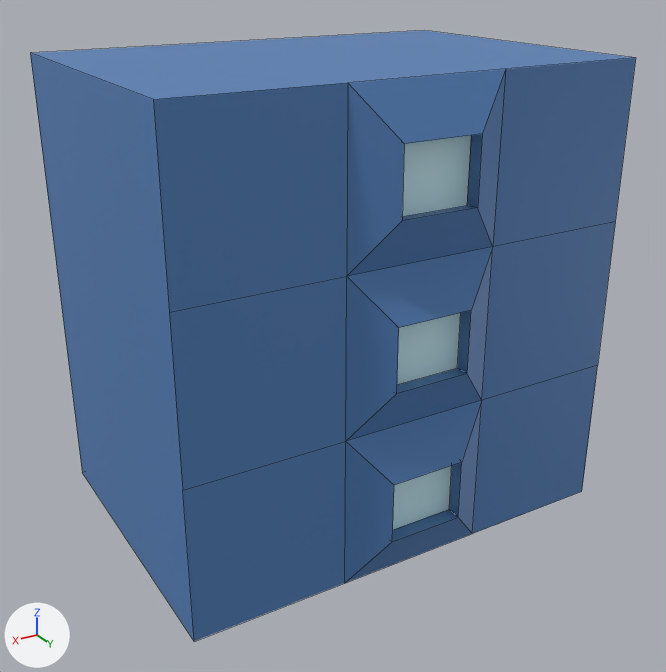
The FBX model Unity/AGA/Assets/Game/CastleGenerator/T1.Omino/FBX/CastleChunks/P1x1.007.fbx: old version first, new version second.
Before and after are seen from a 50 mm lens placed at (1.96, 28.33, 90.43), pointed at (0.04, 25.11, 88.82). The lights are fixed; the arrows at lower left show +X, +Y and +Z. Mesh edges are drawn as thin lines. Where no turn or scale is listed for an object, it has been applied to the vertices.

Before the edit, the objects in view are built like this:
```python
me_cube_087 = bpy.data.meshes.new('Cube.087')
me_cube_087.from_pydata(...)  # 44 vertices, 38 faces; spans x -1.0..1.0, y -0.7..0.79, z -1.0..1.0
me_cube_087.materials.append(mat_castlemat)  # picture img_castledefault_png
ob_p1x1_007 = bpy.data.objects.new('P1x1.007', me_cube_087)
ob_p1x1_007.location = (0.0, 25.0, 88.999)
```
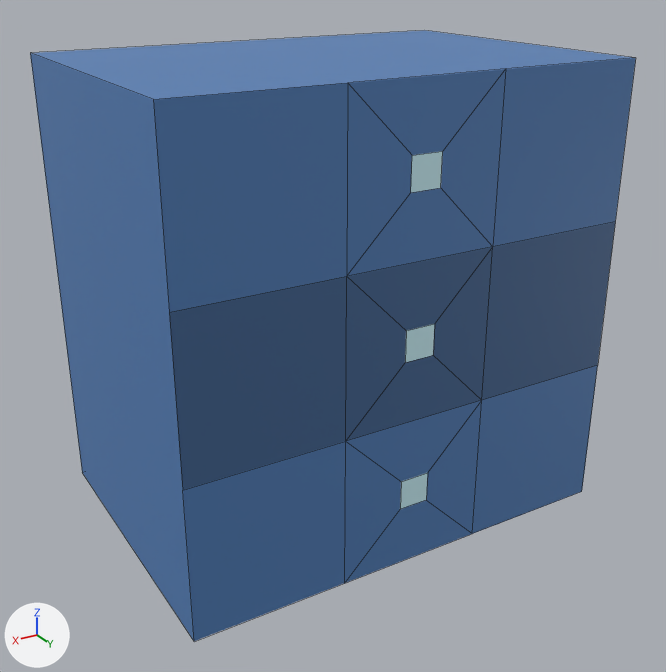
What the commit changed:
me_cube_087 is used by ob_p1x1_007; location (0.0, 25.0, 88.999).
me_cube_087 had 44 vertices, 38 faces and spanned x -1.0..1.0, y -0.7..0.79, z -1.0..1.0.
me_cube_087 now has 32 vertices, 26 faces and spans x -1.0..1.0, y -0.7..0.7, z -1.0..1.0.
Part 1, on me_cube_087:
24 vertices are removed from x -0.18..0.18, y 0.71..0.79, z -0.81..0.81.
27 faces are deleted.
6 vertices are added at (-0.07, 0.7, -0.6), (-0.07, 0.7, -0.73), (-0.07, 0.7, 0.07), (-0.07, 0.7, -0.07), (-0.07, 0.7, 0.6), (-0.07, 0.7, 0.73).
6 new vertices lie (0.14, 0.0, 0.0) away from vertices in x -0.07, y 0.7, z -0.73..0.73.
15 new faces join them.
me_cube_087 part 2: 2 kept faces spanning x -1.0..1.0, y 0.7, z -0.33..0.33 get new texture (UV) coordinates.

Pixel boxes (x1, y1, x2, y2) of what changed, in the pictures (666 x 672 px):
part 1 of me_cube_087, cut back: (345, 69, 506, 583) in both
part 2 of me_cube_087, surface changed: (169, 222, 615, 490) in both
